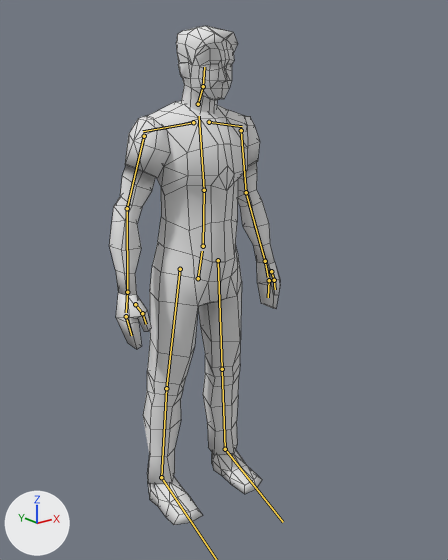
A saved change to the Blender file models/blender files/character/character.blend.
One viewpoint serves both versions: a camera (50 mm lens) standing at (-1.274, -1.694, 1.545) and looking at (0.024, -0.073, 0.897). Lighting does not change. The marker at lower left points along +X, +Y and +Z. The bones that bend it are drawn over the model as lines. Mesh edges are drawn as thin lines.

Objects in the first picture: 'male_player'.
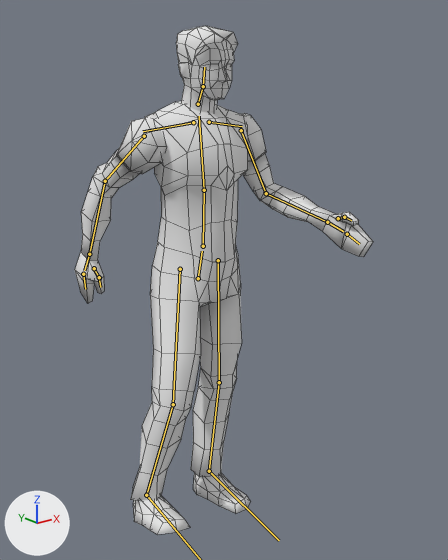
The newer file adds an action. The first version stands in its rest pose; the second is drawn at frame 36 of the action 'rigAction'.

The change, as JSON lines over the scene's bpy script:
```json
{"block": "bone_upper_arm_left", "where": "bone_upper_arm_left = bpy.data.objects['rig'].pose.bones['upper_arm_left']  # child of 'shoulder_left'"}
{"op": "set", "path": "bone_upper_arm_left.rotation_quaternion", "old": "(1.0, 0.0, 0.0, 0.0)", "new": "(0.971, 0.231, -0.053, -0.027)", "note": "degrees (0, 0, 0) -> degrees (27, -5, -4)"}
{"block": "bone_forearm_left", "where": "bone_forearm_left = bpy.data.objects['rig'].pose.bones['forearm_left']  # child of 'upper_arm_left'"}
{"op": "set", "path": "bone_forearm_left.rotation_quaternion", "old": "(1.0, 0.0, 0.0, 0.0)", "new": "(0.955, 0.289, -0.053, 0.046)", "note": "degrees (0, 0, 0) -> degrees (34, -7, 3)"}
{"block": "bone_upper_arm_right", "where": "bone_upper_arm_right = bpy.data.objects['rig'].pose.bones['upper_arm_right']  # child of 'shoulder_right'"}
{"op": "set", "path": "bone_upper_arm_right.rotation_quaternion", "old": "(1.0, 0.0, 0.0, 0.0)", "new": "(0.94, -0.33, -0.076, -0.038)", "note": "degrees (0, 0, 0) -> degrees (-39, -10, -1)"}
{"block": "bone_forearm_right", "where": "bone_forearm_right = bpy.data.objects['rig'].pose.bones['forearm_right']  # child of 'upper_arm_right'"}
{"op": "set", "path": "bone_forearm_right.rotation_quaternion", "old": "(1.0, 0.0, 0.0, 0.0)", "new": "(0.992, 0.124, 0.022, -0.02)", "note": "degrees (0, 0, 0) -> degrees (14, 3, -2)"}
{"block": "bone_thigh_left", "where": "bone_thigh_left = bpy.data.objects['rig'].pose.bones['thigh_left']  # child of 'pelvis'"}
{"op": "set", "path": "bone_thigh_left.rotation_quaternion", "old": "(1.0, 0.0, 0.0, 0.0)", "new": "(0.989, -0.082, -0.08, 0.096)", "note": "degrees (0, 0, 0) -> degrees (-10, -8, 12)"}
{"block": "bone_shin_l", "where": "bone_shin_l = bpy.data.objects['rig'].pose.bones['shin.L']  # child of 'thigh_left'"}
{"op": "set", "path": "bone_shin_l.rotation_quaternion", "old": "(1.0, 0.0, 0.0, 0.0)", "new": "(0.996, 0.092, -0.01, -0.015)", "note": "degrees (0, 0, 0) -> degrees (11, -1, -2)"}
{"block": "bone_foot_left", "where": "bone_foot_left = bpy.data.objects['rig'].pose.bones['foot_left']  # child of 'shin.L'"}
{"op": "set", "path": "bone_foot_left.rotation_quaternion", "old": "(1.0, 0.0, 0.0, 0.0)", "new": "(0.998, -0.054, -0.006, 0.012)", "note": "degrees (0, 0, 0) -> degrees (-6, -1, 1)"}
{"block": "bone_thigh_right", "where": "bone_thigh_right = bpy.data.objects['rig'].pose.bones['thigh_right']  # child of 'pelvis'"}
{"op": "set", "path": "bone_thigh_right.rotation_quaternion", "old": "(1.0, 0.0, 0.0, 0.0)", "new": "(0.978, -0.186, 0.022, 0.09)", "note": "degrees (0, 0, 0) -> degrees (-21, 4, 10)"}
{"block": "bone_shin_r", "where": "bone_shin_r = bpy.data.objects['rig'].pose.bones['shin.R']  # child of 'thigh_right'"}
{"op": "set", "path": "bone_shin_r.rotation_quaternion", "old": "(1.0, 0.0, 0.0, 0.0)", "new": "(0.966, 0.256, 0.017, -0.013)", "note": "degrees (0, 0, 0) -> degrees (30, 2, -1)"}
{"block": "bone_foot_right", "where": "bone_foot_right = bpy.data.objects['rig'].pose.bones['foot_right']  # child of 'shin.R'"}
{"op": "set", "path": "bone_foot_right.rotation_quaternion", "old": "(1.0, 0.0, 0.0, 0.0)", "new": "(0.972, -0.231, -0.009, -0.014)", "note": "degrees (0, 0, 0) -> degrees (-27, -1, -1)"}
```

Changed parts and their boxes [x1, y1, x2, y2] in the pictures (448 x 560 px):
```json
{"object": "male_player", "change": "posed", "before": [109, 26, 280, 525], "after": [75, 26, 373, 534], "on screen": "74% wider"}
{"bone": "upper_arm_left", "before": "(241, 130) to (246, 192)", "after": "(241, 130) to (266, 193)"}
{"bone": "forearm_left", "before": "(246, 192) to (265, 261)", "after": "(266, 193) to (327, 222)"}
{"bone": "upper_arm_right", "before": "(144, 136) to (127, 208)", "after": "(144, 136) to (105, 181)"}
{"bone": "forearm_right", "before": "(127, 208) to (127, 292)", "after": "(105, 181) to (89, 254)"}
{"bone": "thigh_left", "before": "(218, 260) to (222, 369)", "after": "(218, 260) to (219, 382)"}
{"bone": "shin.L", "before": "(222, 369) to (225, 449)", "after": "(219, 382) to (209, 471)"}
{"bone": "foot_left", "before": "(225, 449) to (283, 522)", "after": "(209, 471) to (279, 540)"}
{"bone": "thigh_right", "before": "(180, 269) to (166, 388)", "after": "(180, 269) to (173, 404)"}
{"bone": "shin.R", "before": "(166, 388) to (161, 477)", "after": "(173, 404) to (146, 495)"}
```
